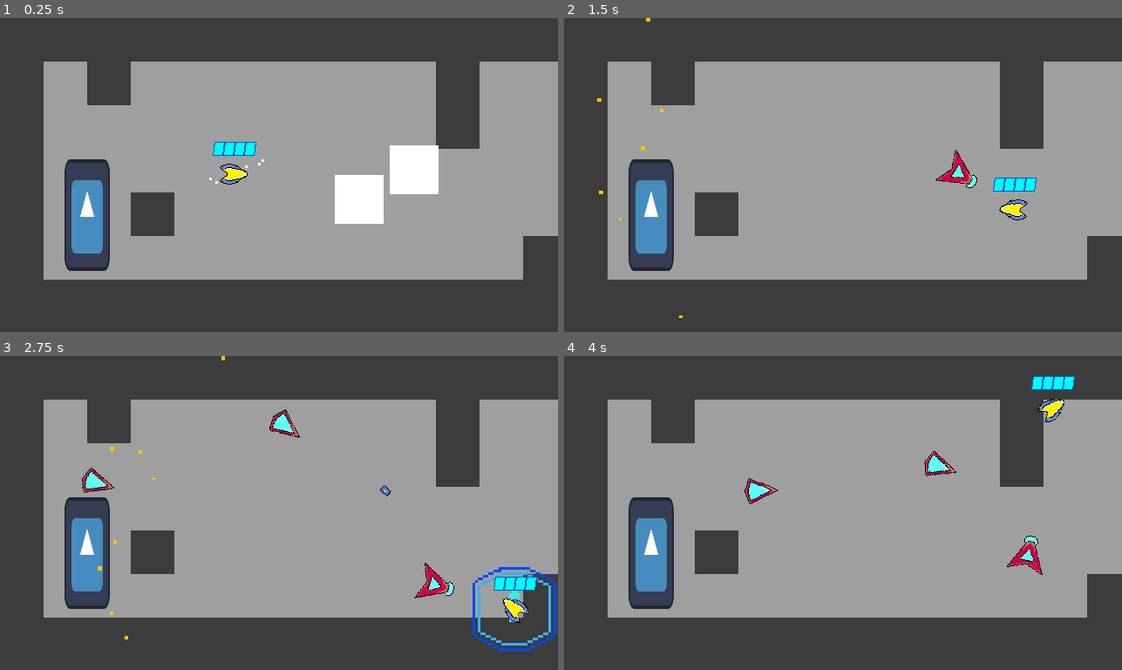
Above: before the commit, frames 1-4 (two rows, left to right).
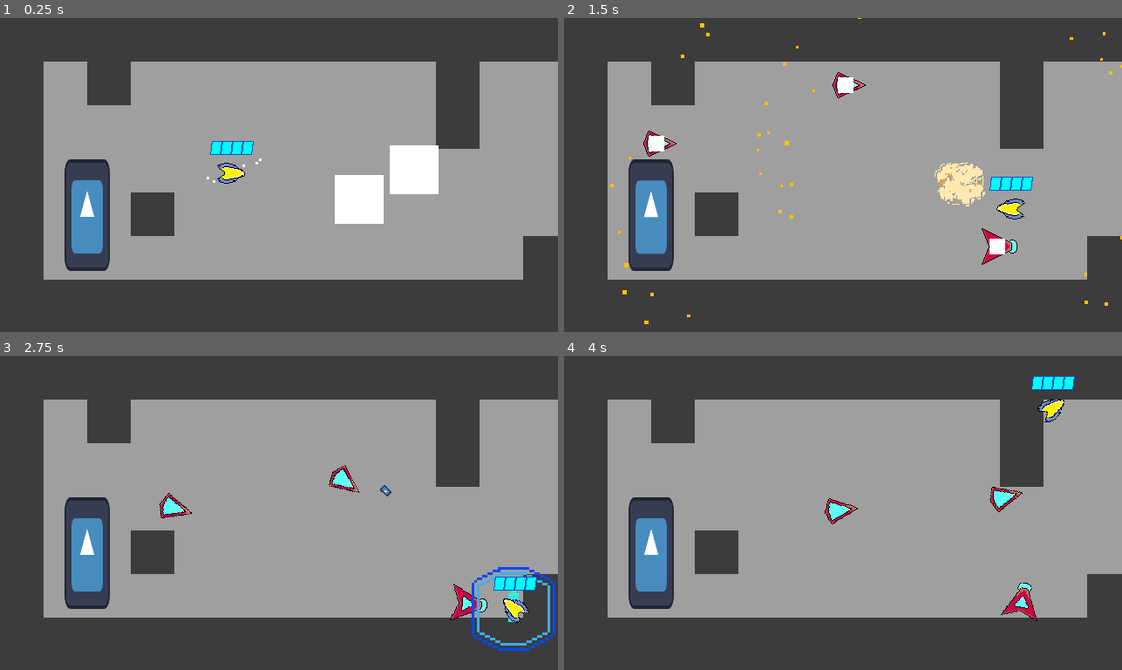
Above: after the commit, the same moments.

Repository: Nick98765432/Space-Blast
Game: Godot game, scene res://Levels/Level levels/node_2d.tscn
Same seed, same stepped clock (60 frames per second), same inputs: the game is played once before the commit and once after it. The engine's default icon, where the game draws it, is replaced by a stand-in: a white triangle on a blue panel in a dark square. Sound files missing from this copy of the repository are replaced by a short silence.
Inputs (mouse positions are in pixels of both pictures, inside the frame that each line leads up to):
- Up to frame 1 (0.25 s): no input
- Up to frame 2 (1.5 s): move the mouse to (965, 159) at 0.52 s; hold D (right) 0.53-1.28 s; right-click (965, 159) at 0.6 s; tap Space (parry) at 0.8, 1.35 s; move the mouse to (731, 190) at 1.27 s; hold S (down) from 1.28 s (still down)
- Up to frame 3 (2.75 s): click (167, 528) at 1.55 s; move the mouse to (334, 443) at 2.02 s; release S (down) at 2.03 s; press the mouse at (334, 443) at 2.03 s; hold D (right) from 2.03 s (still down); tap 1 (shot) at 2.3 s
- Up to frame 4 (4 s): move the mouse to (815, 575) at 2.77 s; release D (right) at 2.78 s; release the mouse at (815, 575) at 2.78 s; hold W (up) 2.78-3.53 s; tap 1 (shot) at 2.85 s; right-click (815, 575) at 3.05 s; move the mouse to (1010, 560) at 3.52 s; hold A (left) from 3.53 s (still down); right-click (1010, 560) at 3.6 s; tap Space (parry) at 3.8 s

The runs differ from the first frame. In frame 1, 0.4% of the frame differs, in the area x 37-48%, y 39-54%; in frame 2, 2.4%, in the area x 5-100%, y 0-98%; in frame 3, 2.1%; in frame 4, 1.8%.

Commit message:
fixes
fixed gunslinger aim and added parry sound effect

Diff:
--- a/Enemies/Scenes/AceMan.tscn
+++ b/Enemies/Scenes/AceMan.tscn
@@ -197,18 +197,6 @@
 [node name="CollisionShape2D" type="CollisionShape2D" parent="hitbox"]
 shape = SubResource("CircleShape2D_ik1pq")
 
-[node name="outline" type="Sprite2D" parent="."]
-position = Vector2(2, -31)
-texture = ExtResource("6_hqw8h")
-
-[node name="outline2" type="Sprite2D" parent="."]
-position = Vector2(0, -31)
-texture = ExtResource("6_hqw8h")
-
-[node name="outline3" type="Sprite2D" parent="."]
-position = Vector2(2, -29)
-texture = ExtResource("6_hqw8h")
-
 [node name="HealthBar" type="TextureProgressBar" parent="."]
 offset_left = -24.0
 offset_top = -45.0
@@ -218,7 +206,7 @@
 value = 70.0
 texture_under = ExtResource("6_hqw8h")
 texture_progress = ExtResource("7_3l3pj")
-texture_progress_offset = Vector2(1, -1)
+texture_progress_offset = Vector2(1, 0)
 
 [node name="Sounds" type="Node2D" parent="."]
 
--- a/Enemies/Scenes/GunMan.tscn
+++ b/Enemies/Scenes/GunMan.tscn
@@ -292,7 +292,7 @@
 
 [node name="healthHandler" type="Node2D" parent="."]
 script = ExtResource("5_465hg")
-health = 80.0
+health = 100.0
 
 [connection signal="timeout" from="sightTimer" to="." method="_on_sight_timer_timeout"]
 [connection signal="timeout" from="dirTimer" to="." method="_on_dir_timer_timeout"]
--- a/Enemies/gun_man.gd
+++ b/Enemies/gun_man.gd
@@ -73,7 +73,7 @@
 	var energy = shot.instantiate()
 	energy.type = 1
 	energy.target = player
-	energy.rotation = to_local((player.global_position + (player.velocity * (global_position.distance_to(player.global_position)/11)))).normalized().angle()
+	energy.rotation = to_local((player.global_position + (player.velocity  * get_physics_process_delta_time() * (global_position.distance_to(player.global_position)/10)))).normalized().angle()
 	energy.global_position = global_position
 	get_tree().get_root().add_child(energy)
 func shoot2():
@@ -82,7 +82,7 @@
 		var energy = shot.instantiate()
 		energy.type = 3
 		energy.target = player
-		energy.rotation = to_local((player.global_position + (player.velocity * (global_position.distance_to(player.global_position)/11)))).normalized().angle() + deg_to_rad(randf_range(-20, 20))
+		energy.rotation = to_local((player.global_position + (player.velocity * get_physics_process_delta_time() * (global_position.distance_to(player.global_position)/10)))).normalized().angle() + deg_to_rad(randf_range(-20, 20))
 		energy.global_position = global_position
 		get_tree().get_root().add_child(energy)
 func shoot3():
@@ -99,7 +99,7 @@
 		var energy = shot.instantiate()
 		energy.type = 3
 		energy.target = player
-		energy.rotation = to_local((player.global_position + (player.velocity * (global_position.distance_to(player.global_position)/11)))).normalized().angle() + deg_to_rad(randf_range(-40, 40))
+		energy.rotation = to_local((player.global_position + (player.velocity * get_physics_process_delta_time() * (global_position.distance_to(player.global_position)/11)))).normalized().angle() + deg_to_rad(randf_range(-40, 40))
 		energy.global_position = global_position
 		get_tree().get_root().add_child(energy)
 
--- a/Enemies/health.gd
+++ b/Enemies/health.gd
@@ -2,7 +2,7 @@
 class_name healthHandler
 signal hit
 
-var player
+var player: Player
 var energyGiven = false
 @onready var parent: Node = $".."
 @export var health: float
@@ -34,6 +34,7 @@
 	parent.isParryable = false
 	hurt(2)
 	Hitstops.shortHitstop()
+	player.parry_sfx.play()
 	await get_tree().create_timer(0.0011).timeout
 	player.parryCooled = true
 	player.parryEnergy += 24
--- a/Levels/Level levels/node_2d.tscn
+++ b/Levels/Level levels/node_2d.tscn
@@ -1,12 +1,12 @@
 [gd_scene load_steps=18 format=4 uid="uid://brty50fkbop4r"]
 
 [ext_resource type="PackedScene" uid="uid://cqwptbkpsicpn" path="res://UI/Upgrades.tscn" id="1_icrtm"]
-[ext_resource type="AudioStream" uid="uid://kraivs460k02" path="res://Sounds/Music/Beyond Comprehension intro - Infrared Scale.wav" id="1_l51f6"]
 [ext_resource type="PackedScene" uid="uid://cdaielgc0lshr" path="res://Player/player.tscn" id="1_re1we"]
+[ext_resource type="AudioStream" uid="uid://dedtufn70od2x" path="res://Sounds/Music/Another Chance intro- Infrared Scale.wav" id="1_utyo3"]
 [ext_resource type="Texture2D" uid="uid://484mit73nl15" path="res://Levels/Sprites and Assets/tile placeholder.png" id="2_gxhbb"]
 [ext_resource type="Script" path="res://Levels/intro.gd" id="2_wckgg"]
+[ext_resource type="AudioStream" uid="uid://bi20r3lox2aba" path="res://Sounds/Music/Another Chance - Infrared Scale.wav" id="3_wb4fq"]
 [ext_resource type="Script" path="res://Levels/music.gd" id="4_6g4th"]
-[ext_resource type="AudioStream" uid="uid://c4oisdxdslhy0" path="res://Sounds/Music/Beyond Comprehension - Infrared Scale.wav" id="4_giqwg"]
 [ext_resource type="PackedScene" uid="uid://bnhvdwpsykjnm" path="res://Levels/LevelBuilderStuff/Scenes/Spawner.tscn" id="5_mnti6"]
 [ext_resource type="PackedScene" uid="uid://dsyhccs874dfd" path="res://Levels/LevelBuilderStuff/Scenes/roomGate.tscn" id="6_58jge"]
 [ext_resource type="PackedScene" uid="uid://4p3e8ik3mhq" path="res://Levels/LevelBuilderStuff/Scenes/nextRoom.tscn" id="7_rod3q"]
@@ -39,13 +39,13 @@
 [node name="Test" type="Node2D"]
 
 [node name="Intro" type="AudioStreamPlayer" parent="."]
-stream = ExtResource("1_l51f6")
+stream = ExtResource("1_utyo3")
 volume_db = -3.0
 autoplay = true
 script = ExtResource("2_wckgg")
 
 [node name="Music" type="AudioStreamPlayer" parent="." node_paths=PackedStringArray("intro")]
-stream = ExtResource("4_giqwg")
+stream = ExtResource("3_wb4fq")
 volume_db = -3.0
 script = ExtResource("4_6g4th")
 intro = NodePath("../Intro")
@@ -71,7 +71,7 @@
 player = NodePath("../Player")
 
 [node name="Player" parent="." instance=ExtResource("1_re1we")]
-position = Vector2(268, 179)
+position = Vector2(265, 178)
 
 [node name="Spawner" parent="." node_paths=PackedStringArray("player") instance=ExtResource("5_mnti6")]
 position = Vector2(106, 144)
--- a/Player/player.gd
+++ b/Player/player.gd
@@ -42,10 +42,7 @@
 @onready var shotgun_sfx: AudioStreamPlayer = $Sounds/shotgunSFX
 @onready var shoot_sfx: AudioStreamPlayer = $Sounds/shootSFX
 @onready var shoot_sfx_2: AudioStreamPlayer = $Sounds/shootSFX2
-
-
-
-
+@onready var parry_sfx: AudioStreamPlayer = $Sounds/parrySFX
 
 
 
@@ -107,6 +104,7 @@
 				if i.is_in_group("enemyProj"):
 					if i.ifParried == false and i.isParriable:
 						Hitstops.shortHitstop()
+						parry_sfx.play()
 						i.parried()
 						health += 15
 						parryEnergy += 30
--- a/Player/player.tscn
+++ b/Player/player.tscn
@@ -11,6 +11,7 @@
 [ext_resource type="AudioStream" uid="uid://c3e8u2jrnxlj1" path="res://Sounds/SFX/Reload GFL7.wav" id="9_t2qnr"]
 [ext_resource type="AudioStream" uid="uid://cq5od7p62h3ie" path="res://Sounds/SFX/Shotgun-Clueless79.wav" id="10_eh1rl"]
 [ext_resource type="AudioStream" uid="uid://bhlrdaxayfawi" path="res://Sounds/SFX/shoot - V-ktor.wav" id="11_fssm7"]
+[ext_resource type="AudioStream" uid="uid://lg5xcnpuarxv" path="res://Sounds/SFX/xenonn__layered-gunshot(parry).wav" id="12_ngwiq"]
 
 [sub_resource type="CircleShape2D" id="CircleShape2D_1nxxf"]
 radius = 10.2956
@@ -238,6 +239,10 @@
 stream = ExtResource("11_fssm7")
 pitch_scale = 1.5
 
+[node name="parrySFX" type="AudioStreamPlayer" parent="Sounds"]
+stream = ExtResource("12_ngwiq")
+volume_db = -7.0
+
 [connection signal="timeout" from="parry timer" to="." method="_on_parry_timer_timeout"]
 [connection signal="timeout" from="Shot cooldown" to="." method="_on_shot_cooldown_timeout"]
 [connection signal="timeout" from="Shotgun cooldown" to="." method="_on_shotgun_cooldown_timeout"]
Not shown: 1 places in Player/player.tscn that only renumber resources
Not shown, added: Sounds/SFX/xenonn__layered-gunshot(parry).wav.import
Not shown, added: Sounds/SFX/xenonn__layered-gunshot(parry).wav
